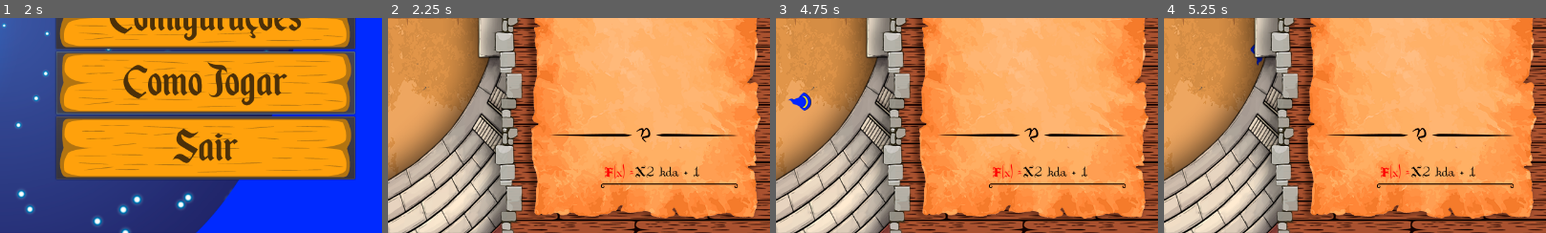
Above: before the commit, frames 1-4 (left to right).
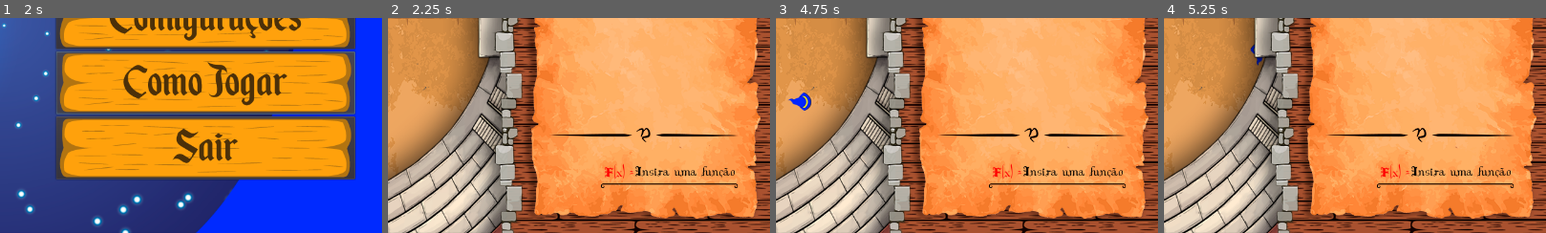
Above: after the commit, the same moments.

Repository: laraesquivel/math_magic
Game: Godot game, scene res://Menu.tscn
Two runs of this game, one before a commit and one after it. Both use one fixed random seed, a clock stepped at 60 frames per second and the inputs below.
Inputs (mouse positions are % of the whole screen's width and height, from its top left):
- Up to frame 1 (2 s): click (77, 65) at 0.5 s; click (77, 65) at 1.25 s
- Up to frame 2 (2.25 s): click (77, 20) at 2 s
- Up to frame 3 (4.75 s): tap Enter at 2.75 s; hold D (ui_right) 2.78-3.53 s; hold S (ui_down) 3.53-4.28 s; hold D (ui_right) from 4.28 s (still down)
- Up to frame 4 (5.25 s): release D (ui_right) at 5.03 s; hold W (ui_up) from 5.03 s (still down)
The pictures show only the part of the screen within x 50-100%, y 50-100%; the shares and areas given below are measured in that part.

Frame 1 is identical in both runs. In frame 2, 0.6% of the frame differs, in the area x 64-91%, y 68-75%; in frame 3, 0.6%; in frame 4, 0.6%.

Commit message:
http incompleto

Diff:
--- a/Cenas/Fase1.tscn
+++ b/Cenas/Fase1.tscn
@@ -1,10 +1,11 @@
-[gd_scene load_steps=9 format=2]
+[gd_scene load_steps=10 format=2]
 
 [ext_resource path="res://assets/NewcombatMap/BlueToken.png" type="Texture" id=1]
 [ext_resource path="res://assets/NewcombatMap/combatArea.png" type="Texture" id=2]
 [ext_resource path="res://scripts/Fase1/Azul.gd" type="Script" id=3]
 [ext_resource path="res://assets/NewcombatMap/CombatInterface.png" type="Texture" id=4]
 [ext_resource path="res://TextFont.tres" type="Theme" id=5]
+[ext_resource path="res://scripts/Fase1/LineEdit.gd" type="Script" id=6]
 [ext_resource path="res://scripts/Fase1/AzulK.gd" type="Script" id=8]
 [ext_resource path="res://scripts/Fase1/Fase1.gd" type="Script" id=9]
 
@@ -43,10 +44,11 @@
 [node name="LineEdit" type="LineEdit" parent="Fase1"]
 margin_left = 1055.0
 margin_top = 596.0
-margin_right = 1216.0
-margin_bottom = 637.0
+margin_right = 1223.0
+margin_bottom = 636.0
 theme = ExtResource( 5 )
-text = "X2 kda + 1"
+text = "Insira uma função"
+script = ExtResource( 6 )
 
 [node name="Label" type="Label" parent="Fase1"]
 margin_left = 1003.0
@@ -56,4 +58,5 @@
 theme = ExtResource( 5 )
 custom_colors/font_color = Color( 1, 0, 0, 1 )
 text = "F(x) = "
-percent_visible = -0.2
+
+[node name="HTTPRequest" type="HTTPRequest" parent="Fase1"]
--- a/project.godot
+++ b/project.godot
@@ -18,8 +18,8 @@
 
 window/size/width=1280
 window/size/height=720
-window/size/resizable=false
 window/size/borderless=true
+window/size/fullscreen=true
 
 [gui]
 
--- /dev/null
+++ b/scripts/Fase1/LineEdit.gd
@@ -0,0 +1,16 @@
+extends LineEdit
+
+
+# Declare member variables here. Examples:
+# var a = 2
+# var b = "text"
+
+
+# Called when the node enters the scene tree for the first time.
+func _ready():
+	pass # Replace with function body.
+
+
+# Called every frame. 'delta' is the elapsed time since the previous frame.
+#func _process(delta):
+#	pass
